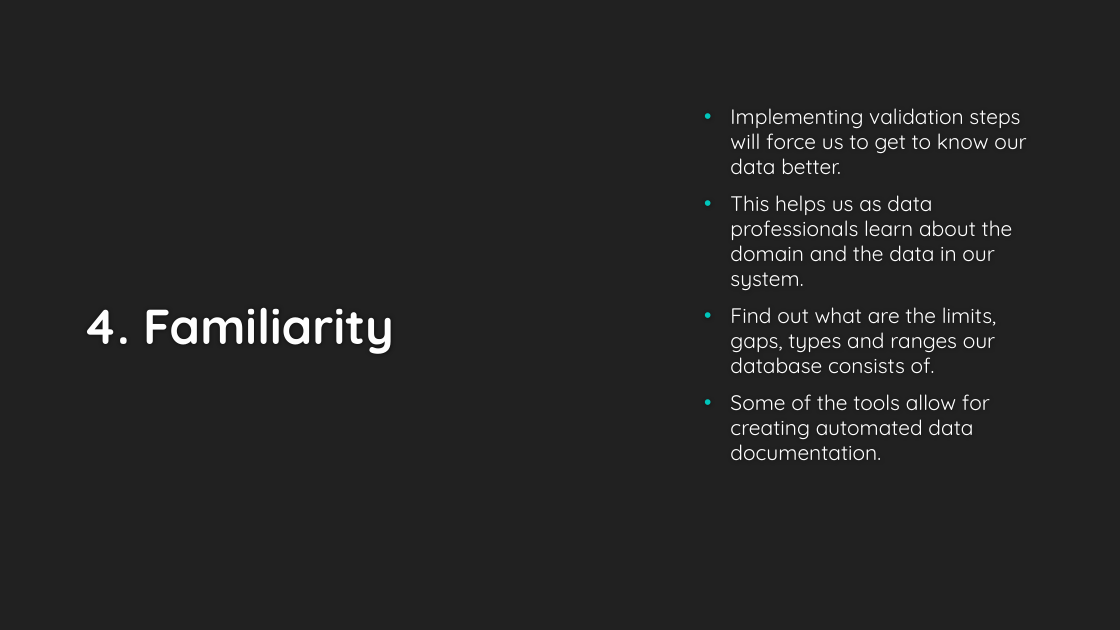
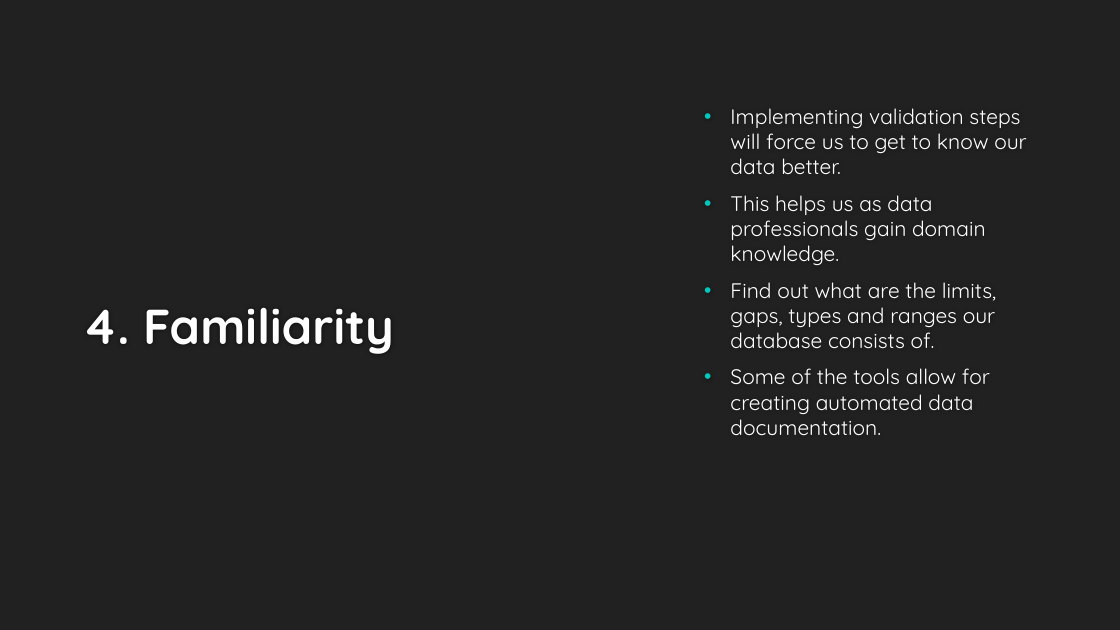
Before and after one commit to NatanMish/data_validation, a slide deck: slide 13 of Data Validation for Data Science.pptx. Drawn at 1120x630 pixels with LibreOffice and Linux fonts; fonts in the diff are those of the drawing; background and template pictures are left out. Boxes give left, top, right and bottom in pixels: in the first picture for what was removed or moved away, otherwise in the second. Text is boxed around its words. In the diff, an @@ line names an element or a change of style, - is before the commit and + after.

```diff
--- a/Data Validation for Data Science.pptx
+++ b/Data Validation for Data Science.pptx
@@ text at (x1=730, y1=195, x2=986, y2=265): text changed @@
-• This helps us as data professionals learn about the domain and the data in our system.
+• This helps us as data professionals gain domain knowledge.
```
Also in this commit, not shown: 3 other slides changed, 3 other files.
